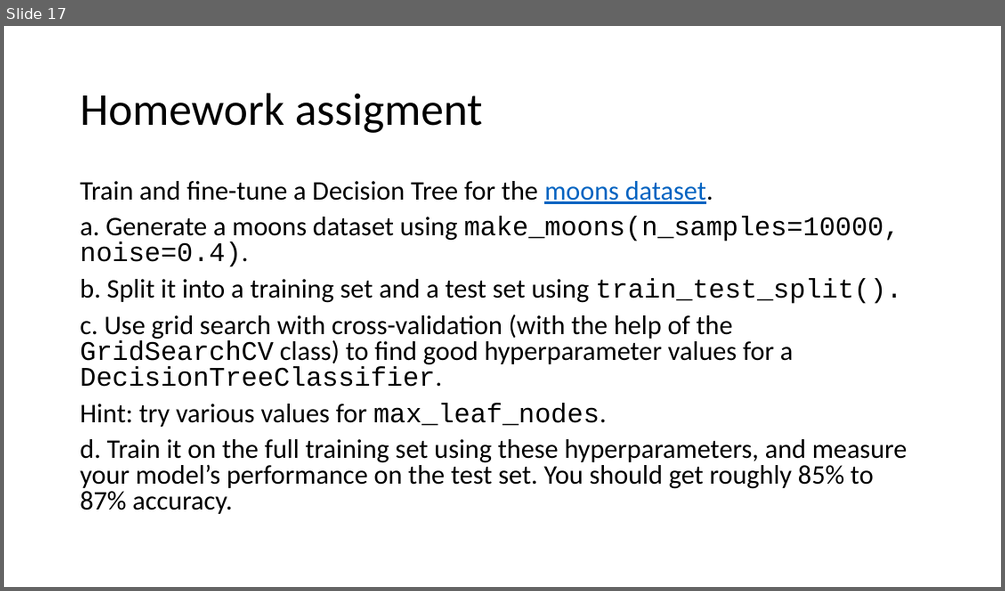
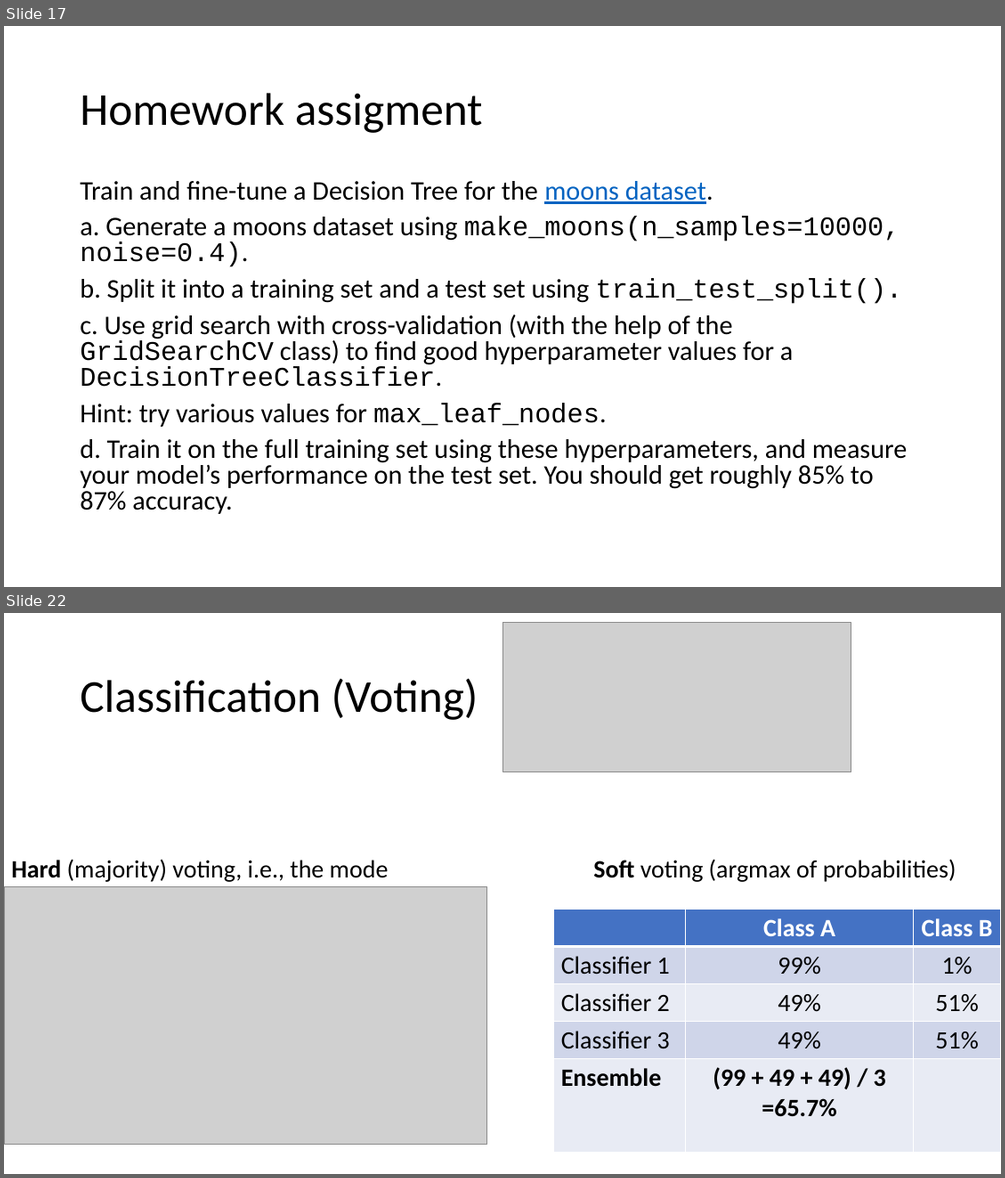
Before and after one commit to mathphysmx/teaching-ml, a slide deck: slides/08_ML_TreeBased.pptx. Shown one above the other, each under a label of ours: slide 17 before the commit, slides 17 and 22 after it; the slides between them are not shown. The pictures are 1005x591 and 1005x1178 pixels, drawn with LibreOffice and Linux fonts; fonts in the diff are those of the drawing; grey boxes stand for pictures. Boxes give left, top, right and bottom in pixels: in the first picture for what was removed or moved away, otherwise in the second. Text is boxed around its words. In the diff, an @@ line names an element or a change of style, - is before the commit and + after.

```diff
--- a/slides/08_ML_TreeBased.pptx
+++ b/slides/08_ML_TreeBased.pptx
@@ slide 22 added at box(4, 613, 1001, 1174), background #FFFFFF @@
@@ picture added at box(502, 623, 851, 772) @@
@@ title added at box(80, 678, 478, 720), 44 pt, text #000000 @@
+Classification (Voting)
@@ text added at box(11, 859, 388, 882), 24 pt, text #000000 @@
+Hard (majority) voting, i.e., the mode
@@ text added at box(593, 859, 956, 882), 24 pt, text #000000 @@
+Soft voting (argmax of probabilities)
@@ picture added at box(4, 887, 487, 1144) @@
@@ table added at box(554, 908, 1001, 1151), 5 rows, 3 columns @@
+ | Class A | Class B
+Classifier 1 | 99% | 1%
+Classifier 2 | 49% | 51%
+Classifier 3 | 49% | 51%
+Ensemble | (99 + 49 + 49) / 3 / =65.7% | 
```
Also in this commit, not shown: 14 other slides added, 7 other files.
